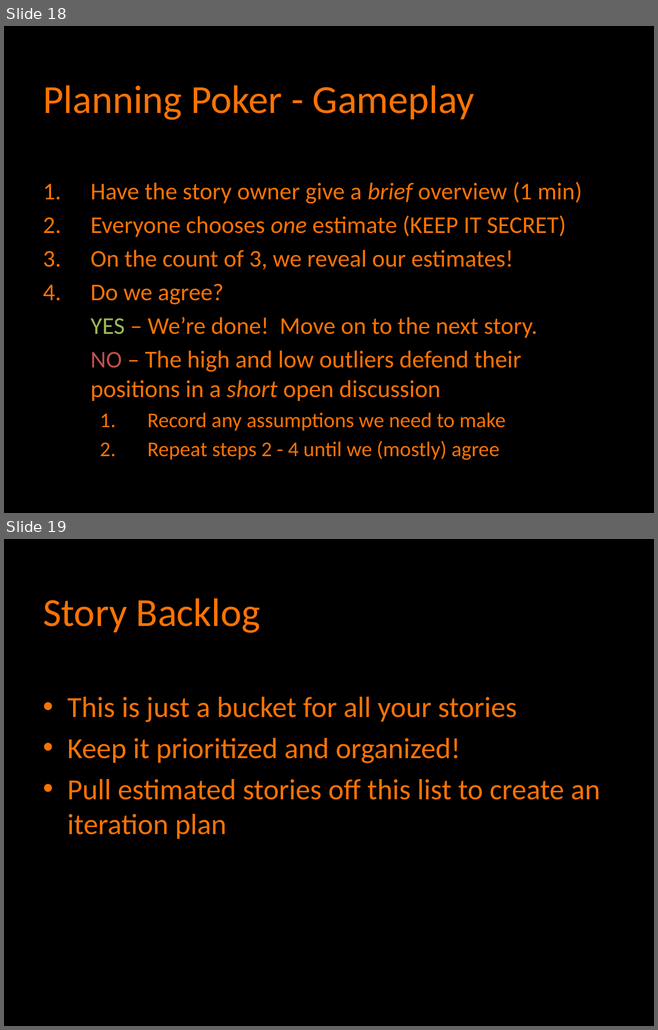
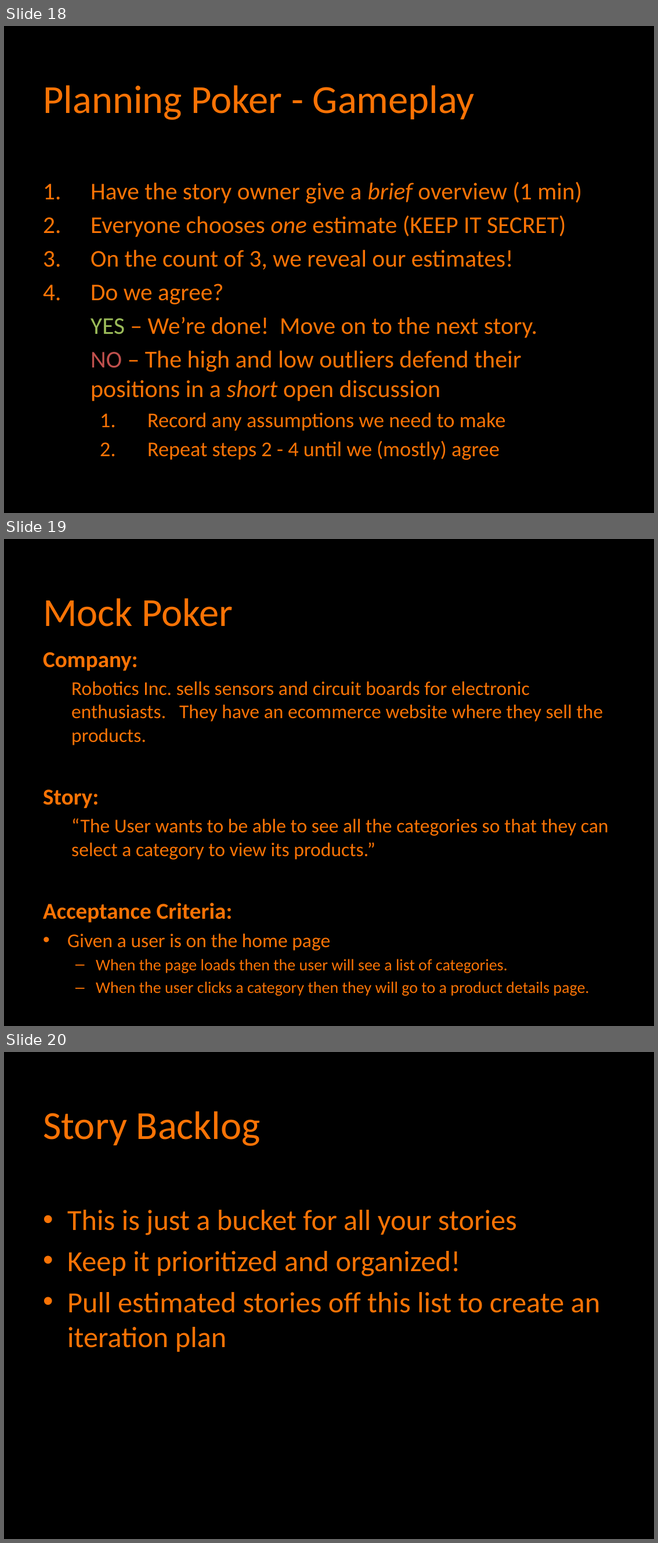
Before and after one commit to agilefire/November2010, a slide deck: Agile Firestarter Winter 2011 Agile Estimation.pptx. Shown one above the other, each under a label of ours: slides 18 and 19 before the commit, slides 18, 19 and 20 after it. The pictures are 658x1030 and 658x1543 pixels, drawn with LibreOffice and Linux fonts; fonts in the diff are those of the drawing. Boxes give left, top, right and bottom in pixels: in the first picture for what was removed or moved away, otherwise in the second. Text is boxed around its words. In the diff, an @@ line names an element or a change of style, - is before the commit and + after.

Commit message:
Added Mock PlanningPoker Skit and Slide

```diff
--- a/Agile Firestarter Winter 2011 Agile Estimation.pptx
+++ b/Agile Firestarter Winter 2011 Agile Estimation.pptx
@@ slide 19 added at (x1=4, y1=539, x2=654, y2=1026), background #000000 @@
@@ title added at (x1=43, y1=598, x2=233, y2=627), 49 pt, text #FA7305 @@
+Mock Poker
@@ text added at (x1=43, y1=652, x2=608, y2=996), 24 pt, text #FA7305 @@
+Company:
+  Robotics Inc. sells sensors and circuit boards for electronic enthusiasts. They have an ecommerce website where they sell the products.
+Story:
+  “The User wants to be able to see all the categories so that they can select a category to view its products.”
+Acceptance Criteria:
+• Given a user is on the home page
+  – When the page loads then the user will see a list of categories.
+  – When the user clicks a category then they will go to a product details page.
@@ what was slide 19 is now slide 20 @@
```
Also in this commit, not shown: 1 slide changed, 1 other file.
